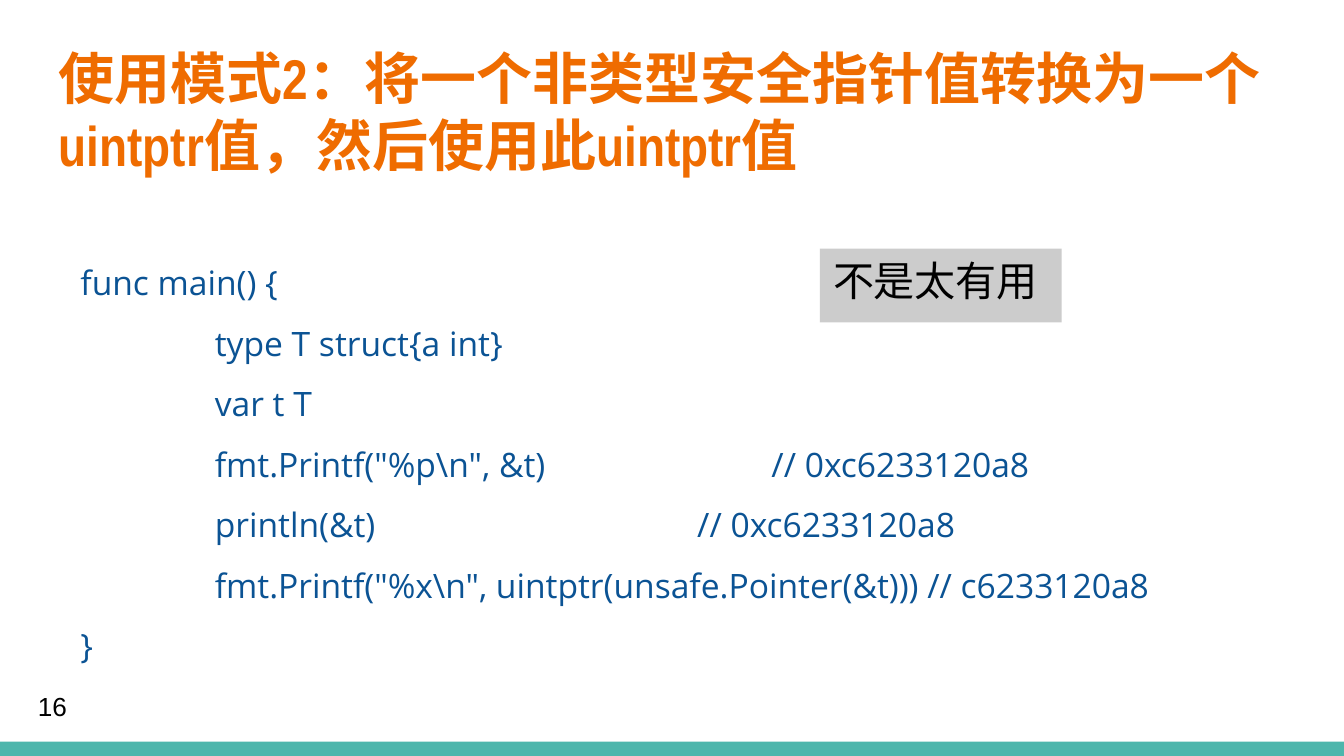
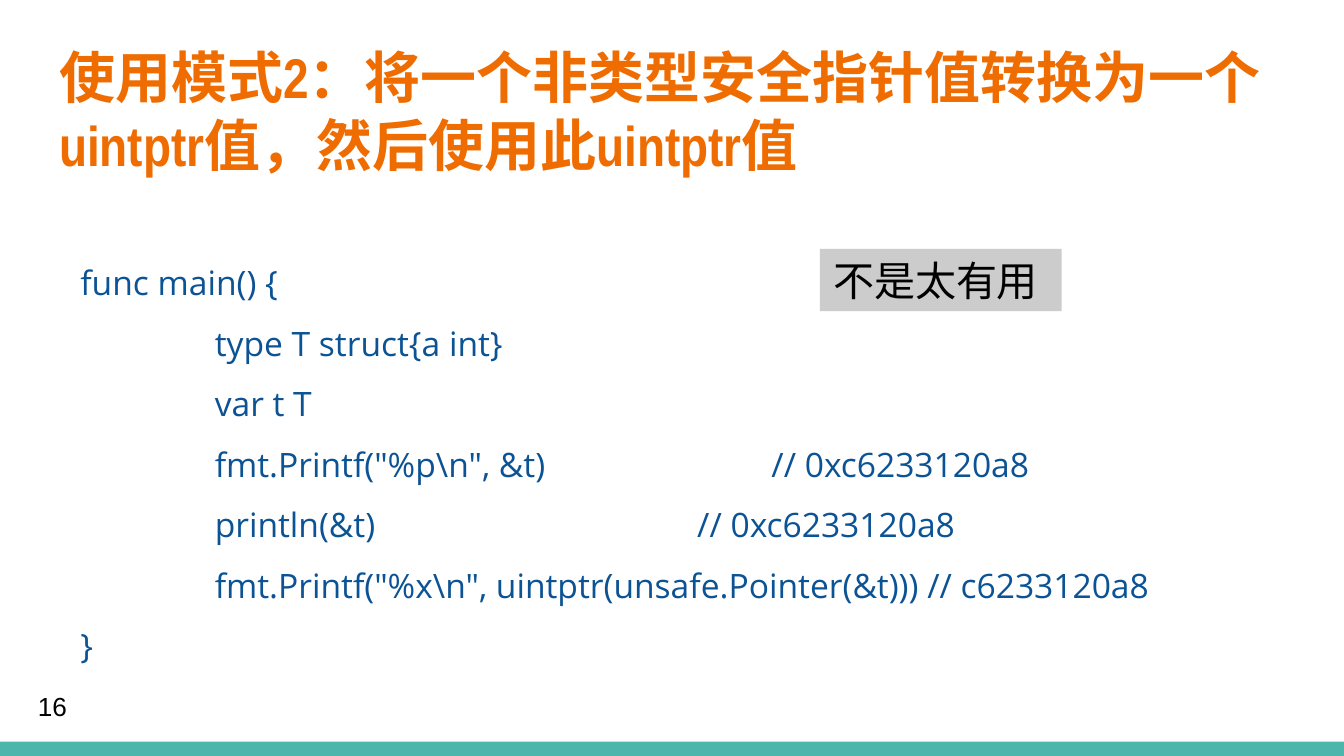
Before and after one commit to cm19940306/go-nightreading-unsafe, a slide deck: slide 16 of Go中的非类型安全指针 (Go 夜读 SIG 小组)-final.pptx. Drawn at 1344x756 pixels with LibreOffice and Linux fonts; fonts in the diff are those of the drawing; background and template pictures are left out. Boxes give left, top, right and bottom in pixels: in the first picture for what was removed or moved away, otherwise in the second. Text is boxed around its words. In the diff, an @@ line names an element or a change of style, - is before the commit and + after.

```diff
--- a/Go中的非类型安全指针 (Go 夜读 SIG 小组)-final.pptx
+++ b/Go中的非类型安全指针 (Go 夜读 SIG 小组)-final.pptx
@@ rectangle "不是太有用": place and size @@
-rectangle "不是太有用" at bbox=[820, 249, 1062, 323]
+rectangle "不是太有用" at bbox=[820, 249, 1062, 312]
```
Also in this commit, not shown: 6 other slides changed, 1 other file.
